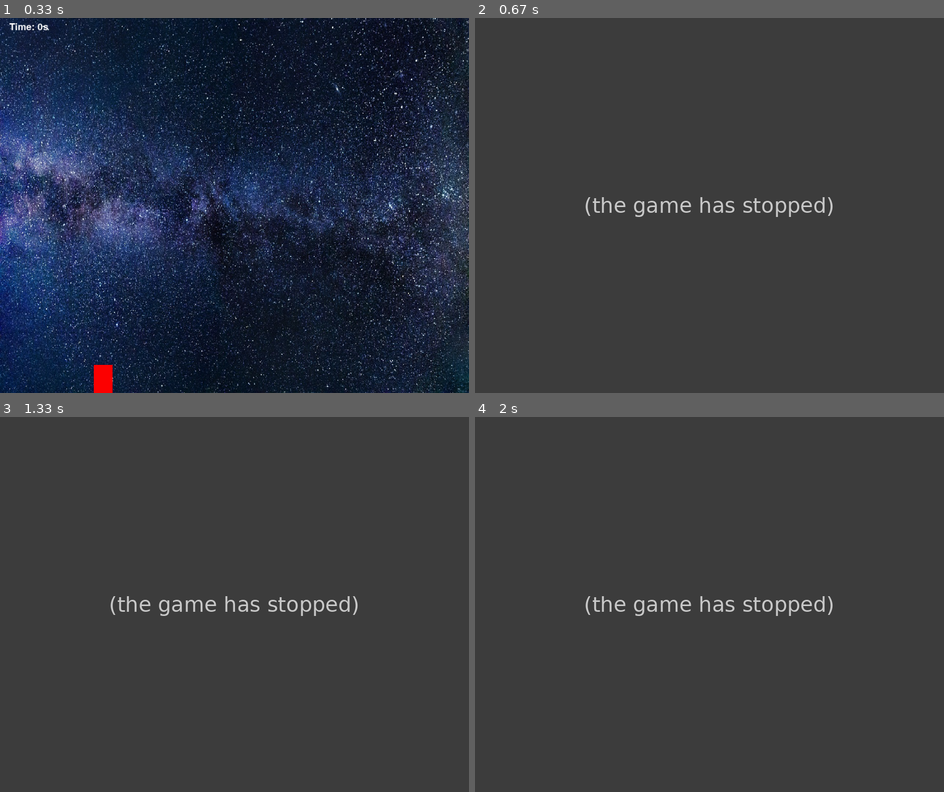
Above: before the commit, frames 1-4 (two rows, left to right).
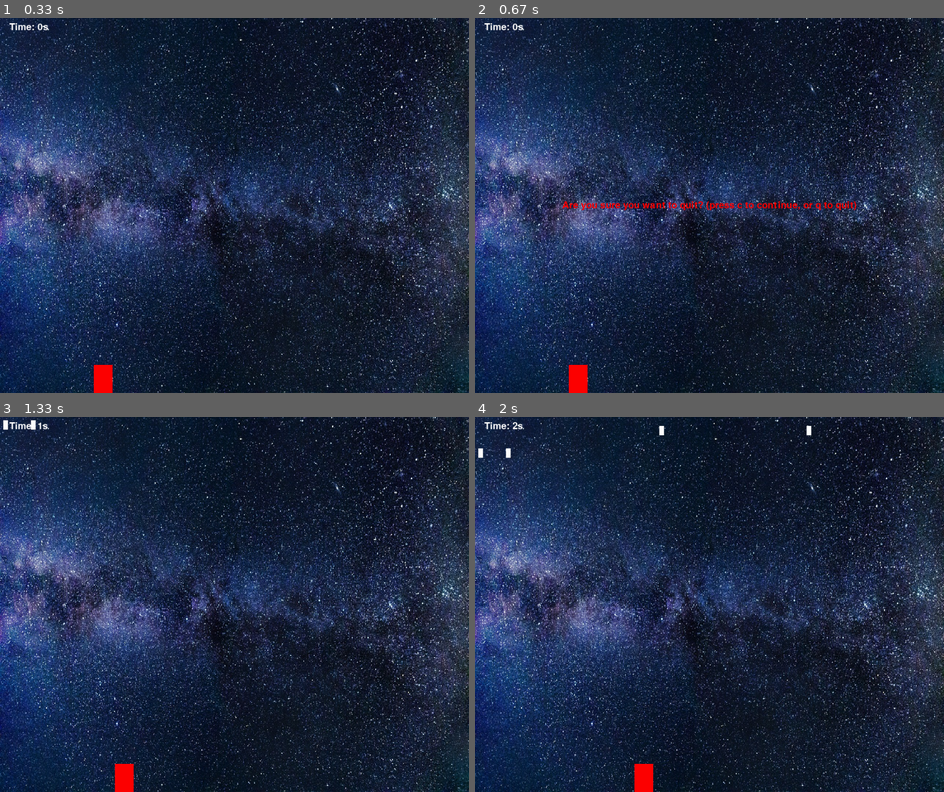
Above: after the commit, the same moments.

Repository: YoungMinChoo/PyGameTests
Game: pygame game, started from DodgeGame.py
Same seed, same stepped clock (60 frames per second), same inputs: the game is played once before the commit and once after it.
Inputs:
- Up to frame 1 (0.33 s): no input
- Up to frame 2 (0.67 s): tap Esc at 0.33 s
- Up to frame 3 (1.33 s): tap C at 0.67 s; hold Right from 1 s (still down)
- Up to frame 4 (2 s): release Right at 1.47 s; hold Right 1.5-1.97 s; tap C at 1.65 s

Frame 1 is identical in both runs. In frame 2, 96% of the frame differs, in the area x 0-100%, y 0-100%; in frame 3, 96%; in frame 4, 96%.
Before the commit the program exited at 0.33 s; later frames show no game.

Commit message:
Updated Dodge game with text and commands

Diff:
--- a/DodgeGame.py
+++ b/DodgeGame.py
@@ -10,73 +10,109 @@
 STAR_WIDTH, STAR_HEIGHT = 10, 20
 
 WIN = pygame.display.set_mode((WIDTH, HEIGHT))
-pygame.display.set_caption('Fun Little Game')
+pygame.display.set_caption('Fun Little Dodging Game')
 BG = pygame.transform.scale(pygame.image.load("assets/img/space_bg.jpg"), (WIDTH, HEIGHT))
 FONT = pygame.font.SysFont('comicsans', 30)
 
-def draw(character, elapsed_time, stars):
+def reset():
+    character = pygame.Rect(200,  HEIGHT - CHAR_HEIGHT, CHAR_WIDTH, CHAR_HEIGHT)
+    start_time = time.time()
+    elapsed_time = 0
+    star_add_increment = 2000
+    star_count = 0
+    stars = []
+    state = 'running'
+    CHAR_VEL = 5
+    return character, start_time, elapsed_time, star_add_increment, star_count, stars, state, CHAR_VEL
+
+def draw(character, elapsed_time, stars, best_time, state):
     WIN.blit(BG, (0,0))
 
-    time_text = FONT.render(f"Time: {round(elapsed_time)}s", 1, 'white')
-    WIN.blit(time_text, (20, 10))
+    elapsed_time_text = FONT.render(f"Time: {round(elapsed_time)}s", 1, 'white')
+    WIN.blit(elapsed_time_text, (20, 10))
     pygame.draw.rect(WIN, 'red', character)
     for star in stars:
         pygame.draw.rect(WIN, 'white', star)
-    pygame.display.update()
+    if best_time > 0:
+        best_time_text = FONT.render(f"Best Time: {round(best_time)}s", 1, 'white')
+        WIN.blit(best_time_text, (20, 40))
+
+    if state == 'hit':
+        lost_text1 = FONT.render(f"You survived {round(elapsed_time)}s before dying! Try Again?", 1, 'red')
+        WIN.blit(lost_text1, (WIDTH/2 - lost_text1.get_width()/2, HEIGHT/2 - lost_text1.get_height()/2))
+        lost_text2 = FONT.render("(press f to restart, or q to quit)", 1, 'red')
+        WIN.blit(lost_text2, (WIDTH/2 - lost_text2.get_width()/2, HEIGHT/2 - lost_text2.get_height()/2 + 30))
+    elif state == 'exit':
+        exit_text = FONT.render("Are you sure you want to quit? (press c to continue, or q to quit)", 1, 'red')
+        WIN.blit(exit_text, (WIDTH/2 - exit_text.get_width()/2, HEIGHT/2 - exit_text.get_height()/2))
+    pygame.display.flip()
 
 def main():
     run = True
-    character = pygame.Rect(200,  HEIGHT - CHAR_HEIGHT, CHAR_WIDTH, CHAR_HEIGHT)
     clock = pygame.time.Clock()
-    start_time = time.time()
-    elapsed_time = 0
-
-    star_add_increment = 2000
-    star_count = 0
-
-    stars = []
-    hit = False
+    clock.tick(60)
+    character, start_time, elapsed_time, star_add_increment, star_count, stars, state, CHAR_VEL = reset()
+    best_time = 0
     while run:
-        star_count += clock.tick(60)
-        elapsed_time = time.time() - start_time
-
-        if star_count > random.randint(100, star_add_increment):
-            for _ in range(random.randint(1,5)):
-                star_x = random.randint(0, WIDTH - STAR_WIDTH)
-                star = pygame.Rect(star_x, -STAR_HEIGHT, STAR_WIDTH, STAR_HEIGHT)
-                stars.append(star)
-
-            star_add_increment = max(100, star_add_increment - 50)
-            star_count = 0
-
+        keys = pygame.key.get_pressed()
         for event in pygame.event.get():
             if event.type == pygame.QUIT:
-                run = False
+                if state != 'hit' and state != 'exit':
+                    state = 'exit'
+                else:
+                    run = False
                 break
 
-        keys = pygame.key.get_pressed()
         if keys[pygame.K_LEFT] and character.x - CHAR_VEL >= 0:
             character.x -= CHAR_VEL
         elif keys[pygame.K_RIGHT] and character.x + CHAR_VEL + character.width <= WIDTH:
             character.x += CHAR_VEL
         elif keys[pygame.K_ESCAPE]:
-            run = False
-            break
+            if state != 'hit':
+                state = 'exit'
 
-        for star in stars[:]:
-            star.y += STAR_VEL
-            if star.y > HEIGHT:
-                stars.remove(star)
-            elif star.y + star.height >= character.y and star.colliderect(character):
-                stars.remove(star)
-                hit = True
-        if hit:
-            lost_text = FONT.render("You Lost!", 1, 'red')
-            WIN.blit(lost_text, (WIDTH/2 - lost_text.get_width()/2, HEIGHT/2 - lost_text.get_height()/2))
+        if state == 'running':
+            star_count += clock.tick(60)
+            elapsed_time = time.time() - start_time
+            if star_count > random.randint(100, star_add_increment):
+                for _ in range(random.randint(1,5)):
+                    star_x = random.randint(0, WIDTH - STAR_WIDTH)
+                    star = pygame.Rect(star_x, -STAR_HEIGHT, STAR_WIDTH, STAR_HEIGHT)
+                    stars.append(star)
+
+                star_add_increment = max(100, star_add_increment - 50)
+                star_count = 0
+
+
+            for star in stars[:]:
+                star.y += STAR_VEL
+                if star.y > HEIGHT:
+                    stars.remove(star)
+                elif star.y + star.height >= character.y and star.colliderect(character):
+                    stars.remove(star)
+                    state = 'hit'
+                    break
+        elif state == 'hit':
+            CHAR_VEL = 0
             pygame.display.update()
-            pygame.time.delay(4000)
-            break
-        draw(character, elapsed_time, stars)
+            if keys[pygame.K_q]:
+                run = False
+                break
+            elif keys[pygame.K_f]:
+                state = 'running'
+                if elapsed_time > best_time:
+                    best_time = elapsed_time
+                character, start_time, elapsed_time, star_add_increment, star_count, stars, state, CHAR_VEL = reset()
+                continue
+        elif state == 'exit':
+            if keys[pygame.K_q]:
+                run = False
+                break
+            elif keys[pygame.K_c]:
+                state = 'running'
+                continue
+        clock.tick(60)
+        draw(character, elapsed_time, stars, best_time, state)
     pygame.quit()
 
 if __name__ == '__main__':
